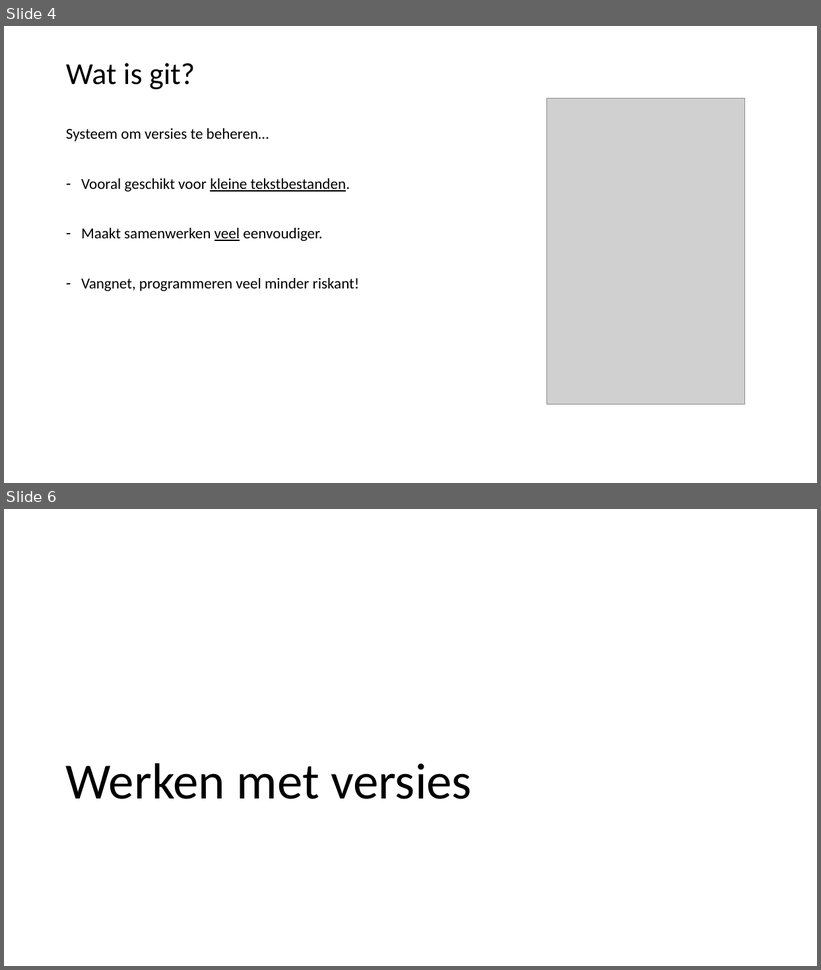
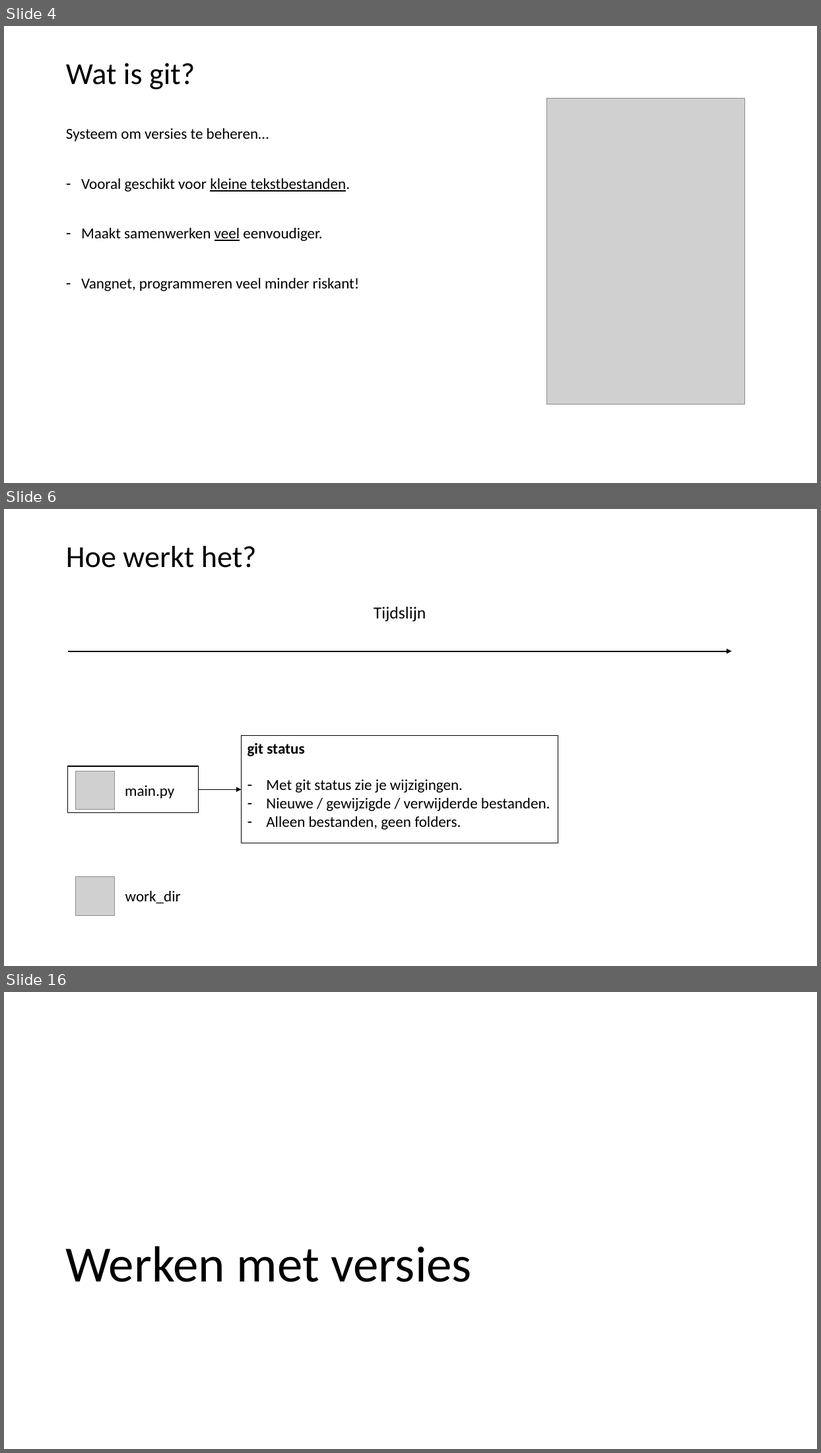
Before and after one commit to LFKoning/knowledge-sharing, a slide deck: git/1_basics/git_basic.pptx. Shown one above the other, each under a label of ours: slides 4 and 6 before the commit, slides 4, 6 and 16 after it; the slides between them are not shown. The pictures are 821x970 and 821x1453 pixels, drawn with LibreOffice and Linux fonts; fonts in the diff are those of the drawing; grey boxes stand for pictures. Boxes give left, top, right and bottom in pixels: in the first picture for what was removed or moved away, otherwise in the second. Text is boxed around its words. In the diff, an @@ line names an element or a change of style, - is before the commit and + after.

```diff
--- a/git/1_basics/git_basic.pptx
+++ b/git/1_basics/git_basic.pptx
@@ slide 6 added at (4, 509, 817, 966), background #FFFFFF @@
@@ title added at (66, 546, 257, 568), 36 pt, text #000000 @@
+Hoe werkt het?
@@ text added at (374, 607, 426, 622), 20 pt, text #000000 @@
+Tijdslijn
@@ arrow added from (68, 651) to (732, 651), #000000 1.5 pt @@
@@ rectangle added at (242, 736, 558, 844), outline #000000 0.75 pt, 18 pt, text #000000 @@
+git status
+– Met git status zie je wijzigingen.
+– Nieuwe / gewijzigde / verwijderde bestanden.
+– Alleen bestanden, geen folders.
@@ rectangle added at (68, 766, 199, 813), outline #000000 1 pt @@
@@ picture added at (76, 771, 114, 810) @@
@@ text added at (125, 786, 174, 799), 18 pt, text #000000 @@
+main.py
@@ arrow added from (199, 789) to (242, 789), #000000 1 pt @@
@@ picture added at (76, 877, 114, 916) @@
@@ text added at (125, 891, 181, 904), 18 pt, text #000000 @@
+work_dir
@@ what was slide 6 is now slide 16 @@
```
Also in this commit, not shown: 1 slide changed, 9 other slides added.
